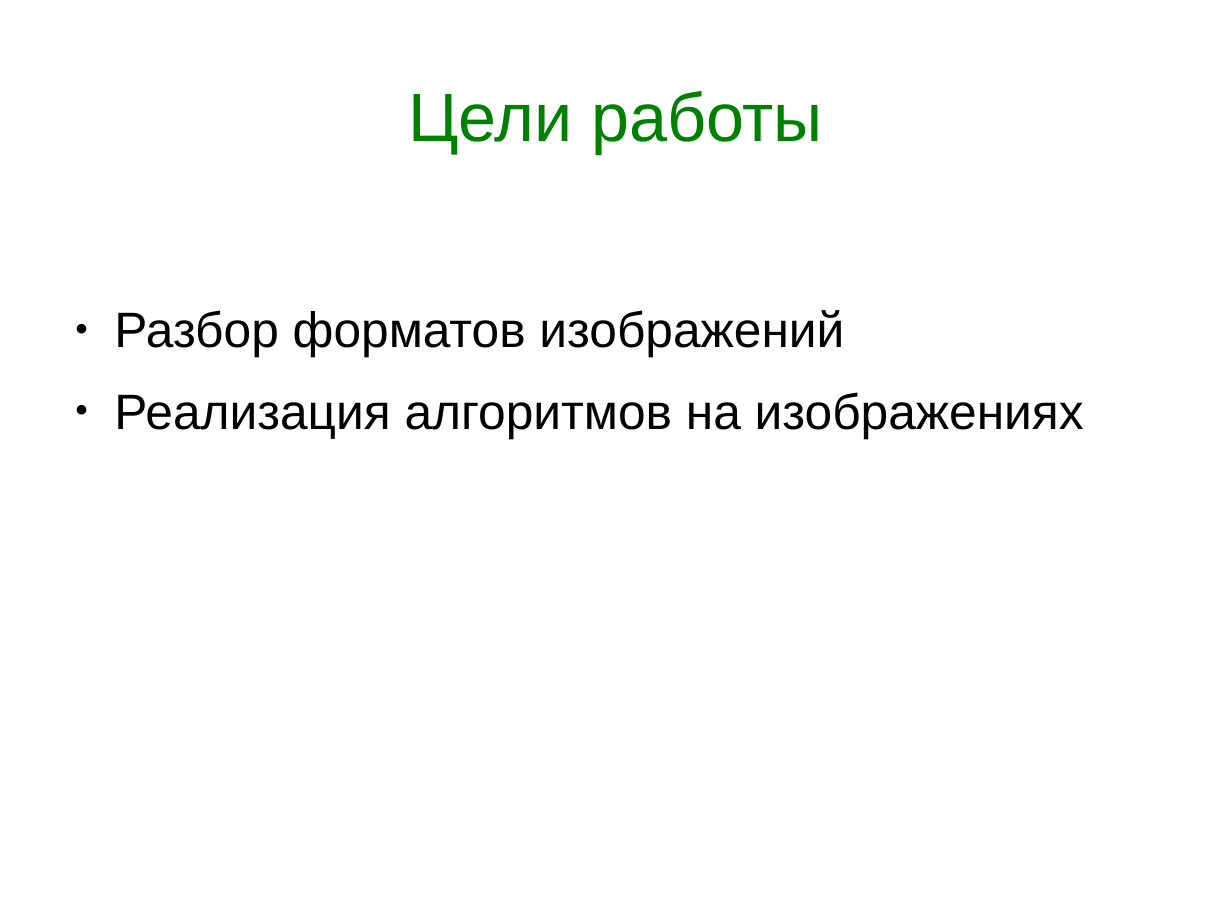
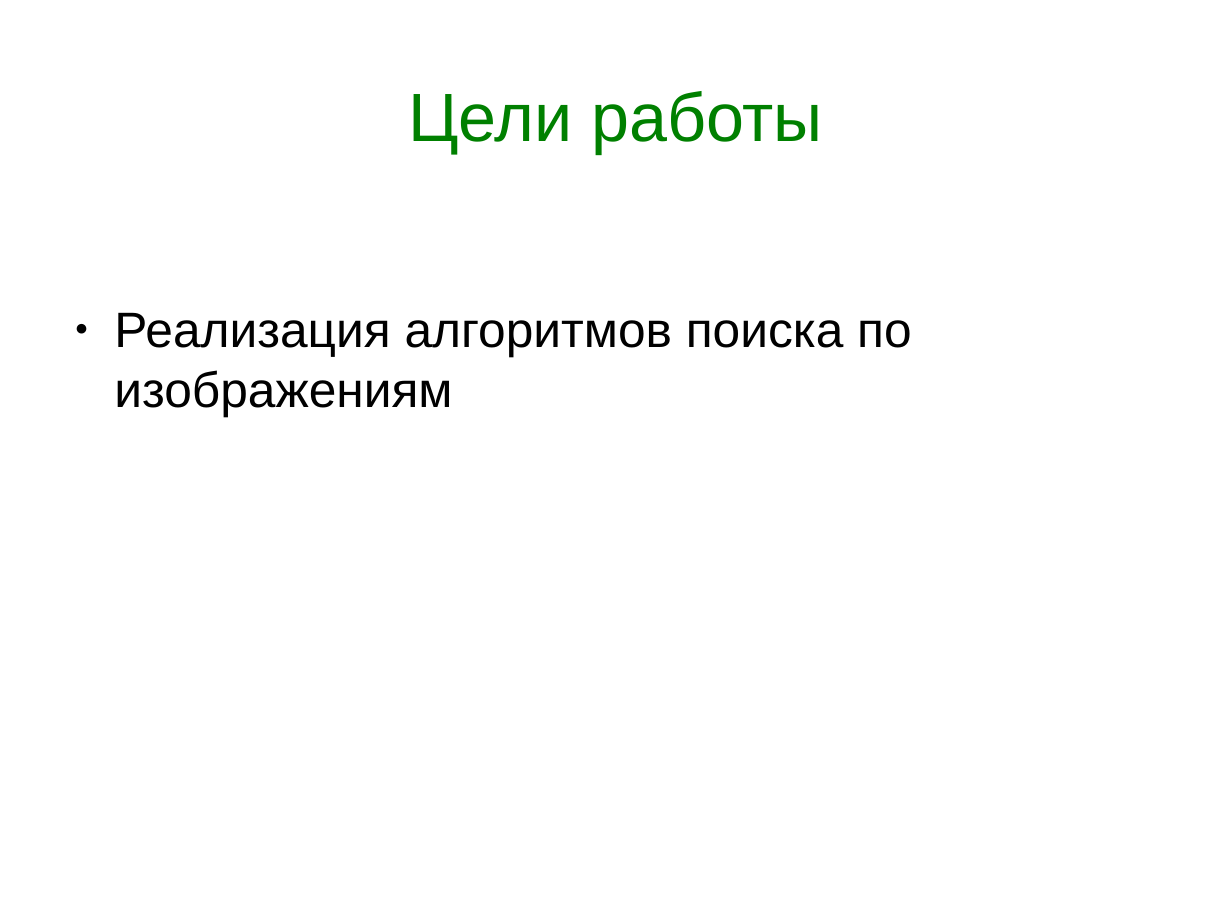
Before and after one commit to tipe/searchbycolor, a slide deck: slide 2 of Presentation.odp. Drawn at 1232x924 pixels with LibreOffice and Linux fonts; fonts in the diff are those of the drawing. Boxes give left, top, right and bottom in pixels: in the first picture for what was removed or moved away, otherwise in the second. Text is boxed around its words. In the diff, an @@ line names an element or a change of style, - is before the commit and + after.

```diff
--- a/Presentation.odp
+++ b/Presentation.odp
@@ text at [114, 312, 911, 416]: text changed @@
-● Разбор форматов изображений
-● Реализация алгоритмов на изображениях
+● Реализация алгоритмов поиска по изображениям
```
Also in this commit, not shown: 5 other slides changed, 1 slide added, 1 slide removed, 6 other files.
